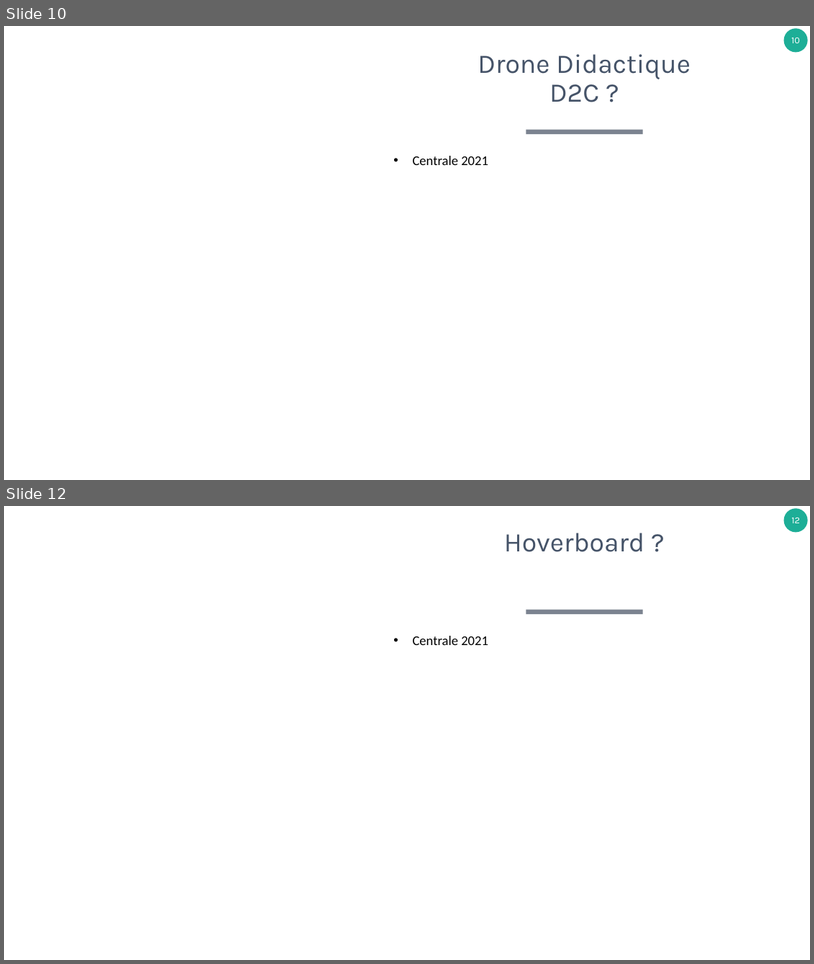
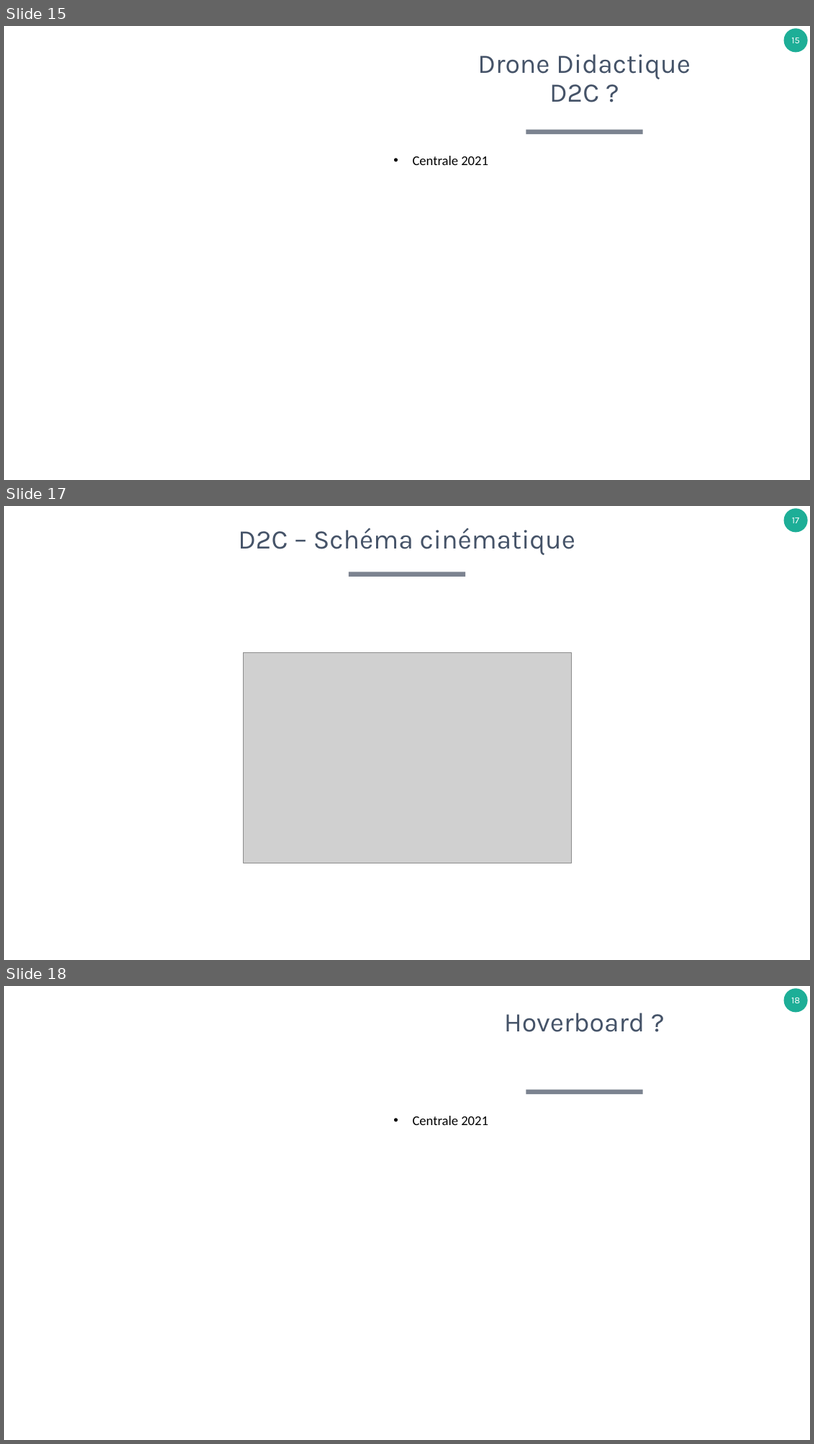
Before and after one commit to xpessoles/TP_Concours, a slide deck: B_Fiches_Protocoles/FichesSystemes.pptx. Shown one above the other, each under a label of ours: slides 10 and 12 before the commit, slides 15, 17 and 18 after it; the slides between them are not shown. The pictures are 814x964 and 814x1444 pixels, drawn with LibreOffice and Linux fonts; fonts in the diff are those of the drawing; grey boxes stand for pictures. Boxes give left, top, right and bottom in pixels: in the first picture for what was removed or moved away, otherwise in the second. Text is boxed around its words. In the diff, an @@ line names an element or a change of style, - is before the commit and + after.

```diff
--- a/B_Fiches_Protocoles/FichesSystemes.pptx
+++ b/B_Fiches_Protocoles/FichesSystemes.pptx
@@ slide 17 added at bbox=[4, 506, 810, 960], background #FFFFFF; not listed: 1 template element that a slide beside it also shows @@
@@ title added at bbox=[238, 528, 576, 555], 32 pt, text #455368 @@
+D2C – Schéma cinématique
@@ rectangle added at bbox=[349, 572, 466, 577], fill #7C8390 @@
@@ picture added at bbox=[243, 653, 572, 863] @@
@@ what was slide 10 is now slide 15 @@
@@ page number at bbox=[792, 38, 800, 43]: text changed @@
-10
+15
@@ what was slide 12 is now slide 18 @@
@@ page number at bbox=[792, 998, 800, 1003]: text changed @@
-12
+18
```
Also in this commit, not shown: 10 other slides added, 3 slides removed.
